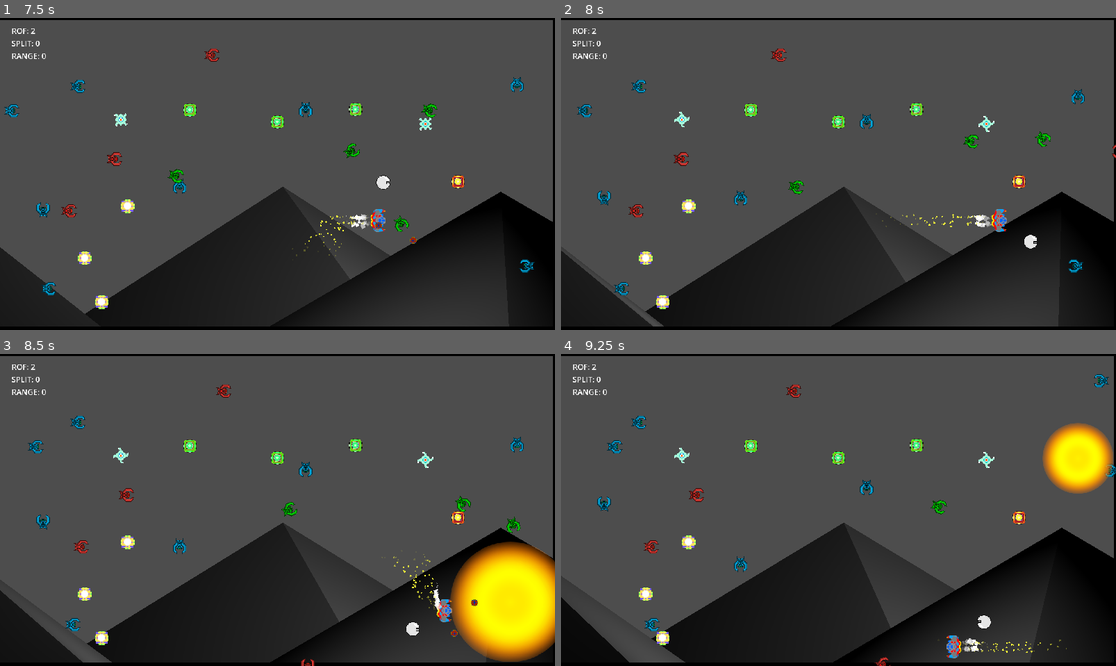
Above: before the commit, frames 1-4 (two rows, left to right).
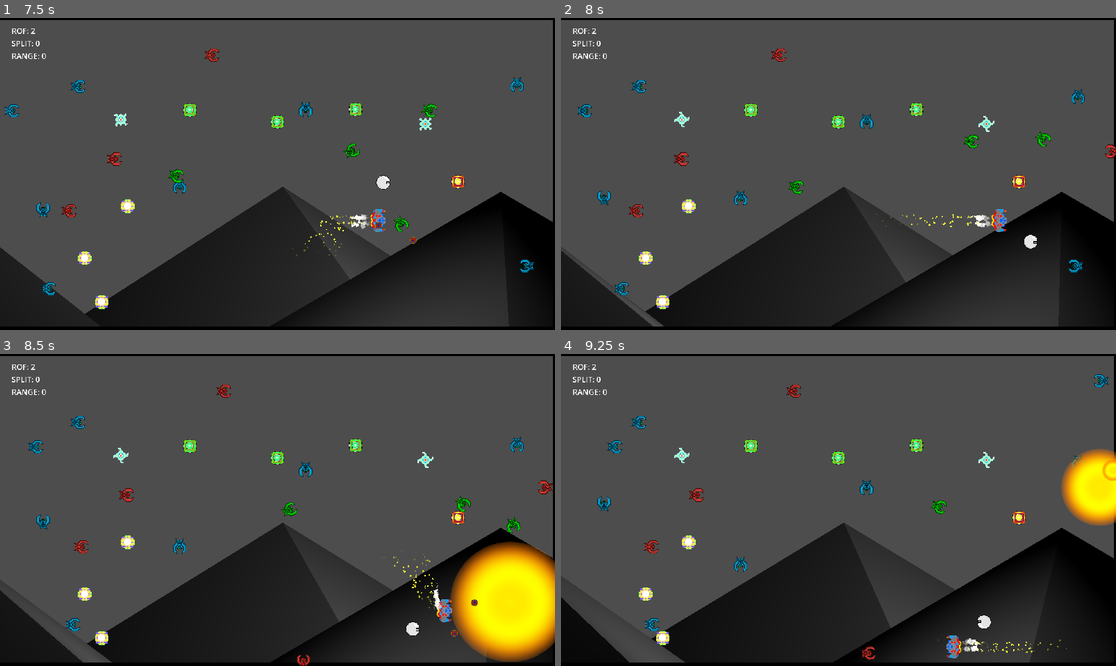
Above: after the commit, the same moments.

Repository: gamkedo-la/AttackStackCharlie
Game: Godot game, scene res://Levels/TestLevelA.tscn
Two runs of this game, one before a commit and one after it. Both use one fixed random seed, a clock stepped at 60 frames per second and the inputs below. This scene is started directly instead of the project's main scene. Sound files missing from this copy of the repository are replaced by a short silence.
Inputs:
- Up to frame 1 (7.5 s): hold D (move right) 0.53-1.28 s; hold Space (shoot) 0.53-1.28 s; hold S (move down) 1.28-2.03 s; tap Space (shoot) every 1.5 s from 1.35 to 7.35 s; hold D (move right) 2.03-2.78 s; hold Space (shoot) 2.03-2.78 s; hold W (move up) 2.78-3.53 s; hold Space (shoot) 3.53-4.28 s; hold A (move left) 3.53-5.03 s; hold S (move down) 5.03-5.78 s; hold Space (shoot) 5.03-5.78 s; hold D (move right) 5.78-6.53 s; hold W (move up) 6.53-7.28 s; hold Space (shoot) 6.53-7.28 s; hold D (move right) from 7.28 s (still down)
- Up to frame 2 (8 s): keep holding D (move right)
- Up to frame 3 (8.5 s): release D (move right) at 8.03 s; hold S (move down) from 8.03 s (still down); hold Space (shoot) from 8.03 s (still down)
- Up to frame 4 (9.25 s): release S (move down) at 8.78 s; release Space (shoot) at 8.78 s; hold A (move left) from 8.78 s (still down); tap Space (shoot) at 8.85 s

Frame 1 is identical in both runs. In frame 2, less than 0.1% of the frame differs, in the area x 97-100%, y 40-45%; in frame 3, 0.1%; in frame 4, 3.2%, in the area x 53-100%, y 22-100%.

Commit message:
Fixing rushers starting in right facing when edge spawning

Diff:
--- a/Enemies/Scripts/EvilRusher.gd
+++ b/Enemies/Scripts/EvilRusher.gd
@@ -10,6 +10,7 @@
 func _ready():
 	var player_node = get_tree().current_scene.get_node("EveryLevelReusedStuff/Player")
 	player_node.connect("player_moved", Callable(self, "_on_player_moved"))
+	lastMovingVec = Vector2(cos(rotation), sin(rotation)) # works but feels weird, does godot have a better way? -cdeleon
 
 func _on_player_moved(new_position):
 	targetPos = new_position
